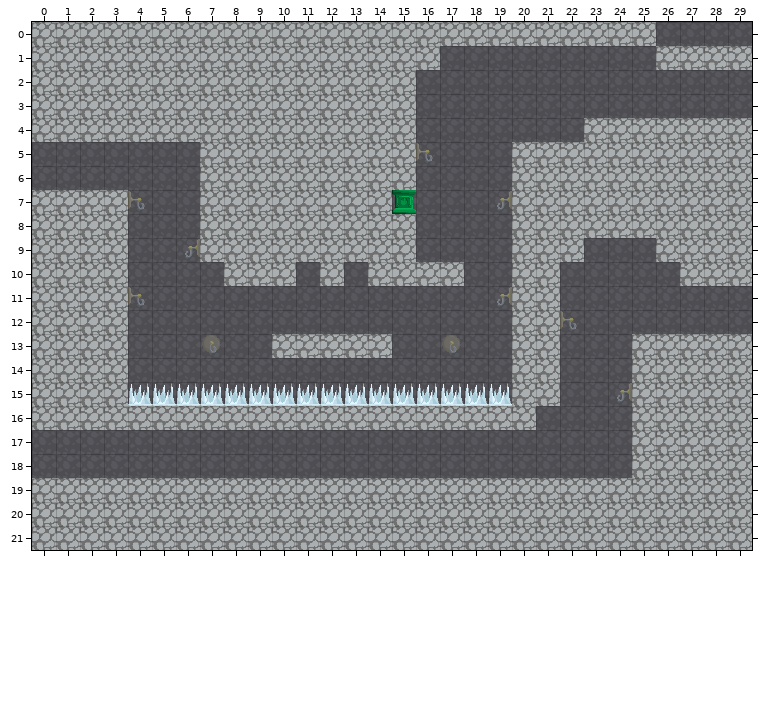
One commit to this Tiled map: TiledMaps/room3-1.tmx. That is the earlier state.
Cells are 32x32 px. Shown: x 0..29, y 0..21.
The result:
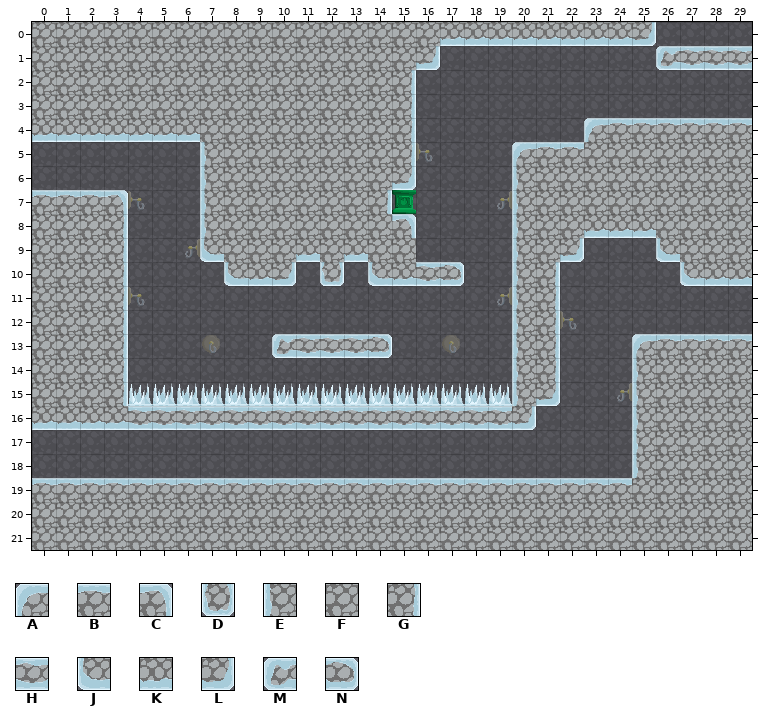
Key: from "tilemap": A 3, B 4, C 5, D 6, E 9, F 10, G 11, H 12, J 15, K 16, L 17, M 18, N 20.
_ is an empty cell.
What changed:
Layer "foreground":
y 0: x 17..25 FFFFFFFFF -> KKKKKKKKL
y 1: x 16 F -> L; x 26..29 FFFF -> MHHH
y 2..3: x 15 F -> G
y 4: x 0..6 FFFFFFF -> KKKKKKK; x 15 F -> G; x 23..29 FFFFFFF -> ABBBBBB
y 5: x 7 F -> E; x 15 F -> G; x 20..22 FFF -> ABB
y 6: x 7 F -> E; x 15 F -> L; x 20 F -> E
y 7: x 0..3 FFFF -> BBBC; x 7 F -> E; x 14 F -> G; x 20 F -> E
y 8: x 3 F -> G; x 7 F -> E; x 15 F -> C; x 20 F -> E; x 23..25 FFF -> KKK
y 9: x 3 F -> G; x 7 F -> J; x 11 F -> K; x 13 F -> K; x 20 F -> E; x 22 F -> L; x 26 F -> J
y 10: x 3 F -> G; x 8..10 FFF -> JKL; x 12 F -> D; x 14..17 FFFF -> JKHN; x 20..21 FF -> EG; x 27..29 FFF -> JKK
y 11..12: x 3 F -> G; x 20..21 FF -> EG
y 13: x 3 F -> G; x 10..14 FFFFF -> MHHHN; x 20..21 FF -> EG; x 25..29 FFFFF -> ABBBB
y 14: x 3 F -> G; x 20..21 FF -> EG; x 25 F -> E
y 15: x 3 F -> G; x 20..21 FF -> EL; x 25 F -> E
y 16: x 0..20 FFFFFFFFFFFFFFFFFFFFF -> KKKKHHHHHHHHHHHHHHHHL; x 25 F -> E
y 17..18: x 25 F -> E
y 19: x 0..24 FFFFFFFFFFFFFFFFFFFFFFFFF -> BBBBBBBBBBBBBBBBBBBBBBBBB
